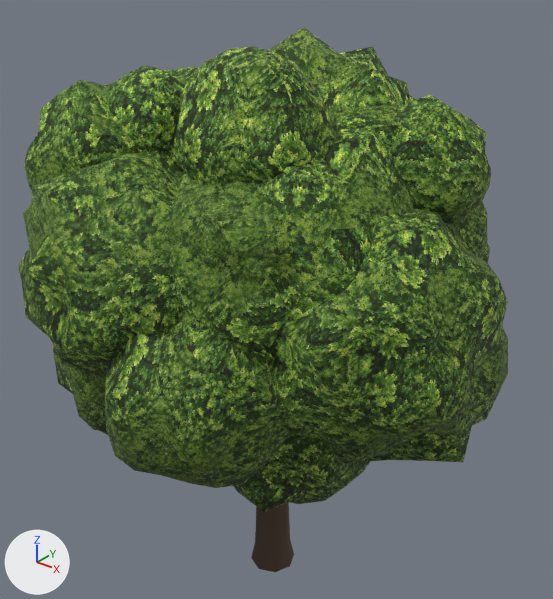
The glTF model game/assets/props/stadt_baum_linde.glb: old version first, new version second.
Both versions are drawn from a camera (50 mm lens) standing at (0.713, -0.884, 1.131) and looking at (-0.016, 0.028, 0.565). Arrows for +X, +Y and +Z are at lower left; the lights stay in place. The first picture is the older version. Vertices at exactly the same position are counted once.

Objects in the first picture: 'Prop'.
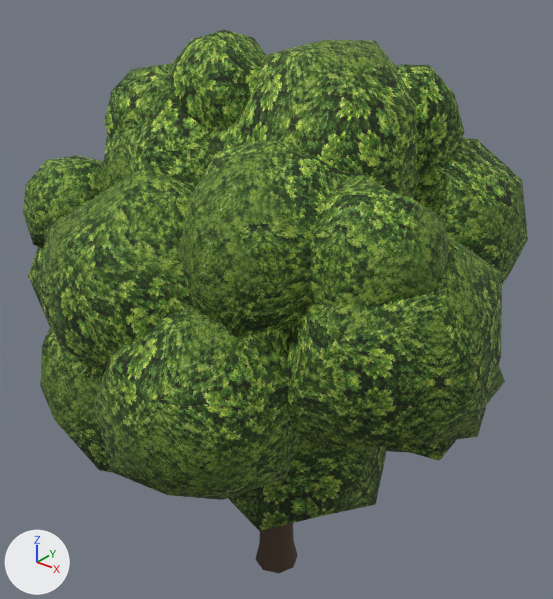
Pixel boxes (x1, y1, x2, y2) of what changed, in the pictures (553 x 599 px; the box of a moved part takes in the faces that stretch with it):
'Prop', reshaped
    before: (18, 27, 508, 572)
    after: (23, 30, 528, 573)
part 1 of me_krone, moved or reshaped
    before: (251, 503, 294, 572)
    after: (256, 523, 298, 573)
part 2 of me_krone, rebuilt (not visible afterwards)
    before: (483, 244, 490, 263)
part 3 of me_krone, rebuilt (16% wider, 19% taller)
    before: (234, 433, 370, 512)
    after: (228, 437, 386, 531)
part 4 of me_krone, rebuilt
    before: (53, 347, 108, 435)
    after: (40, 327, 113, 473)
part 5 of me_krone, rebuilt (not visible before)
    after: (28, 247, 52, 327)
part 6 of me_krone, rebuilt (14% wider, 11% taller)
    before: (105, 312, 290, 488)
    after: (94, 305, 305, 500)
part 7 of me_krone, rebuilt (10% narrower, 16% shorter)
    before: (267, 209, 508, 464)
    after: (286, 235, 502, 448)
part 8 of me_krone, rebuilt (12% shorter)
    before: (18, 150, 186, 382)
    after: (36, 165, 196, 369)
part 9 of me_krone, rebuilt (mostly hidden afterwards)
    before: (369, 327, 508, 462)
    after: (386, 365, 505, 461)
part 10 of me_krone, rebuilt (not visible afterwards)
    before: (389, 76, 409, 94)
part 11 of me_krone, rebuilt (mostly hidden before)
    before: (143, 67, 198, 174)
    after: (102, 105, 211, 191)
part 12 of me_krone, rebuilt
    before: (455, 202, 487, 259)
    after: (414, 138, 528, 285)
part 13 of me_krone, rebuilt (not visible before)
    after: (208, 123, 247, 160)
part 14 of me_krone, rebuilt
    before: (269, 27, 415, 152)
    after: (234, 40, 420, 199)
part 15 of me_krone, rebuilt
    before: (169, 129, 414, 362)
    after: (179, 141, 351, 337)
part 16 of me_krone, deleted (green)
    before: (168, 47, 491, 278)
part 17 of me_krone, reshaped
    before: (24, 66, 386, 191)
    after: (23, 30, 464, 307)

Patch to the scene script:
```diff
--- a/game/assets/props/stadt_baum_linde.glb.py
+++ b/game/assets/props/stadt_baum_linde.glb.py
@@ me_krone @@
-me_krone.from_pydata(...)  # 2721 vertices, 4466 faces; spans x -0.404..0.404, y -0.389..0.389, z 0.0..1.0
+me_krone.from_pydata(...)  # 833 vertices, 1230 faces; spans x -0.411..0.411, y -0.38..0.38, z 0.0..1.0
+# me_krone part 1: the loose piece of 32 vertices spanning x -0.059..0.027, y -0.028..0.058, z 0.0..0.683 is scaled about its middle by 0.981, then moved by (0.008, 0.002, -0.006)
+# me_krone part 2: the loose piece of 135 vertices spanning x -0.035..0.238, y 0.143..0.389, z 0.454..0.711 is rebuilt with 30 vertices and now spans x -0.058..0.247, y 0.099..0.38, z 0.403..0.76
+# me_krone part 3: the loose piece of 119 vertices spanning x -0.022..0.238, y -0.23..0.022, z 0.306..0.564 is rebuilt with 33 vertices and now spans x -0.059..0.288, y -0.258..0.061, z 0.287..0.586
+# me_krone part 4: the loose piece of 106 vertices spanning x -0.294..0.03, y -0.304..-0.026, z 0.334..0.628 is rebuilt with 35 vertices and now spans x -0.313..0.026, y -0.347..-0.018, z 0.293..0.611
+# me_krone part 5: the loose piece of 105 vertices spanning x -0.404..-0.175, y -0.228..0.06, z 0.465..0.774 is rebuilt with 32 vertices and now spans x -0.411..-0.121, y -0.246..0.088, z 0.408..0.774
+# me_krone part 6: the loose piece of 102 vertices spanning x -0.085..0.209, y -0.389..-0.152, z 0.413..0.704 is rebuilt with 29 vertices and now spans x -0.078..0.22, y -0.38..-0.14, z 0.388..0.699
+# me_krone part 7: the loose piece of 101 vertices spanning x 0.108..0.404, y -0.261..0.103, z 0.462..0.835 is rebuilt with 30 vertices and now spans x 0.154..0.411, y -0.245..0.093, z 0.451..0.815
+# me_krone part 8: the loose piece of 95 vertices spanning x -0.228..0.094, y -0.379..-0.089, z 0.5..0.871 is rebuilt with 25 vertices and now spans x -0.208..0.092, y -0.343..-0.116, z 0.535..0.839
+# me_krone part 9: the loose piece of 95 vertices spanning x 0.034..0.367, y -0.129..0.239, z 0.334..0.671 is rebuilt with 26 vertices and now spans x 0.104..0.361, y -0.053..0.223, z 0.341..0.642
+# me_krone part 10: the loose piece of 87 vertices spanning x -0.157..0.144, y 0.109..0.325, z 0.669..0.94 is rebuilt with 28 vertices and now spans x -0.134..0.139, y 0.064..0.32, z 0.652..0.926
+# me_krone part 11: the loose piece of 72 vertices spanning x -0.258..0.016, y -0.204..0.047, z 0.735..0.946 is rebuilt with 26 vertices and now spans x -0.238..0.034, y -0.198..0.054, z 0.718..0.914
+# me_krone part 12: the loose piece of 70 vertices spanning x 0.08..0.291, y 0.033..0.252, z 0.585..0.831 is rebuilt with 31 vertices and now spans x 0.088..0.335, y 0.001..0.291, z 0.552..0.853
+# me_krone part 13: the loose piece of 68 vertices spanning x -0.196..0.172, y -0.025..0.303, z 0.683..0.959 is rebuilt with 19 vertices and now spans x -0.137..0.179, y -0.145..0.189, z 0.771..0.96
+# me_krone part 14: the loose piece of 63 vertices spanning x -0.137..0.227, y -0.108..0.211, z 0.797..1.0 is rebuilt with 28 vertices and now spans x -0.061..0.231, y -0.128..0.176, z 0.751..0.992
+# me_krone part 15: the loose piece of 56 vertices spanning x -0.061..0.303, y -0.296..0.033, z 0.606..0.923 is rebuilt with 30 vertices and now spans x -0.011..0.244, y -0.287..-0.021, z 0.644..0.891
+# me_krone part 16: 9 loose pieces with 353 vertices, spanning x -0.314..0.318, y -0.285..0.242, z 0.457..1.0, are deleted
+# me_krone part 17: 480 vertices removed from x -0.321..0.204, y -0.293..0.382, z 0.681..0.957; 211 vertices added at x -0.353..0.356, y -0.256..0.322, z 0.539..1.0
+# other edits to the shape of me_krone do not show in these pictures
 me_krone.materials.append(mat_aiprop)
```
